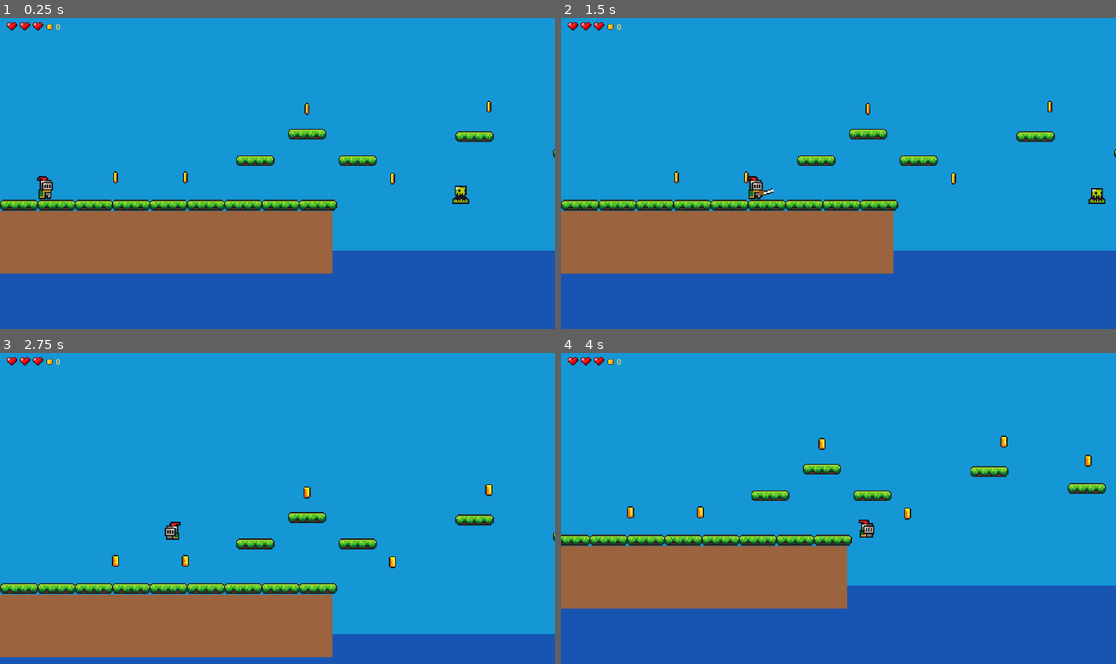
Above: before the commit, frames 1-4 (two rows, left to right).
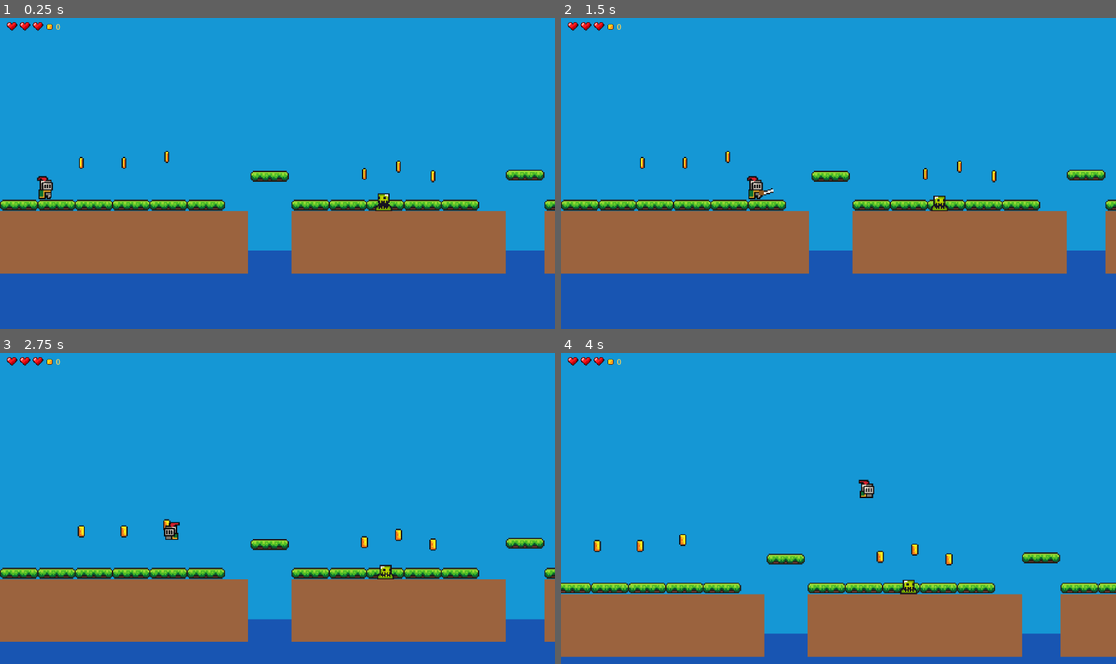
Above: after the commit, the same moments.

Repository: serafin1367/gots-rycerz
Game: Godot game, scene res://scenes/level_02.tscn
Two runs of this game, one before a commit and one after it. Both use one fixed random seed, a clock stepped at 60 frames per second and the inputs below. This scene is started directly instead of the project's main scene.
Inputs:
- Up to frame 1 (0.25 s): no input
- Up to frame 2 (1.5 s): hold Right (move_right) from 0.53 s (still down); tap Space (jump) at 0.6, 0.77, 1.07 s; tap J (attack) at 1.35 s
- Up to frame 3 (2.75 s): tap Space (jump) at 1.52, 1.55, 1.82, 2.1 s; release Right (move_right) at 2.03 s; hold A (move_left) from 2.03 s (still down)
- Up to frame 4 (4 s): release A (move_left) at 2.78 s; hold Right (move_right) from 2.78 s (still down); tap J (attack) at 2.85 s; tap Space (jump) at 3.02, 3.05, 3.32, 3.6, 3.77 s

The runs differ from the first frame. In frame 1, 12% of the frame differs, in the area x 14-100%, y 26-83%; in frame 2, 12%; in frame 3, 19%; in frame 4, 31%, in the area x 0-100%, y 26-98%.
Error after the commit: Attempt to call function 'add_point' in base 'null instance' on a null instance. (res://scripts/coin.gd:14)

Commit message:
feat: reproducible procedural second level and bounded slime patrols

Diff:
--- a/scenes/level_02.tscn
+++ b/scenes/level_02.tscn
@@ -25,41 +25,6 @@
 
 [node name="Coins" type="Node2D" parent="."]
 
-[node name="Coin01" parent="Coins" instance=ExtResource("3")]
-position = Vector2(96, 74)
-
-[node name="Coin02" parent="Coins" instance=ExtResource("3")]
-position = Vector2(154, 74)
-
-[node name="Coin03" parent="Coins" instance=ExtResource("3")]
-position = Vector2(255, 17)
-
-[node name="Coin04" parent="Coins" instance=ExtResource("3")]
-position = Vector2(326, 75)
-
-[node name="Coin05" parent="Coins" instance=ExtResource("3")]
-position = Vector2(406, 15)
-
-[node name="Coin06" parent="Coins" instance=ExtResource("3")]
-position = Vector2(476, 31)
-
-[node name="Coin07" parent="Coins" instance=ExtResource("3")]
-position = Vector2(524, 4)
-
-[node name="Coin08" parent="Coins" instance=ExtResource("3")]
-position = Vector2(591, 75)
-
-[node name="Coin09" parent="Coins" instance=ExtResource("3")]
-position = Vector2(647, -4)
-
-[node name="Coin10" parent="Coins" instance=ExtResource("3")]
-position = Vector2(721, 31)
-
-[node name="Coin11" parent="Coins" instance=ExtResource("3")]
-position = Vector2(809, 34)
-
-[node name="Coin12" parent="Coins" instance=ExtResource("3")]
-position = Vector2(941, 74)
 
 [node name="LevelPortal" type="Area2D" parent="."]
 position = Vector2(962, 62)
--- a/scripts/game_flow.gd
+++ b/scripts/game_flow.gd
@@ -5,6 +5,7 @@
 const SAVE_PATH := "user://rycerz_progress.cfg"
 var save_path := SAVE_PATH
 var level_index := 0
+var level_seed: int = 0
 var paused := false
 var overlay: CanvasLayer
 
@@ -19,6 +20,7 @@
 
 func start_game() -> void:
 	level_index = 0
+	level_seed = randi_range(1, 2147483647)
 	_save_progress(level_index)
 	_open_level()
 
@@ -38,20 +40,27 @@
 	var config := ConfigFile.new()
 	if config.load(save_path) != OK:
 		return -1
-	if config.get_value("progress", "version", -1) != 1:
+	var version: int = config.get_value("progress", "version", -1)
+	if version != 1 and version != 2:
 		return -1
 	var value: Variant = config.get_value("progress", "level_index", -1)
 	if typeof(value) != TYPE_INT:
 		return -1
 	if value < 0 or value >= LEVELS.size():
 		return -1
+	level_seed = int(config.get_value("progress", "seed", 0)) if version == 2 else 0
+	if level_seed <= 0:
+		level_seed = randi_range(1, 2147483647)
 	return value
 
 func _save_progress(index: int) -> bool:
 	if index < 0 or index >= LEVELS.size():
 		return false
 	var config := ConfigFile.new()
-	config.set_value("progress", "version", 1)
+	if level_seed <= 0:
+		level_seed = randi_range(1, 2147483647)
+	config.set_value("progress", "version", 2)
+	config.set_value("progress", "seed", level_seed)
 	config.set_value("progress", "level_index", index)
 	var err := config.save(save_path)
 	if err != OK:
--- a/scripts/level_02.gd
+++ b/scripts/level_02.gd
@@ -1,48 +1,64 @@
 extends Node2D
 
-# Level 2 uses the same art palette and platform sprite as level 1.
+# Reproducible, bounded procedural stage; layout is safe for 130 px/s and 300 px/s jump.
 const PLATFORM = preload("res://scenes/platform_green.tscn")
 const SLIME = preload("res://scenes/slime.tscn")
+const COIN = preload("res://scenes/coin.tscn")
 const KILL_ZONE = preload("res://scenes/kill_zone.tscn")
-
-const ISLANDS := [
-	Vector2(0, 228), Vector2(276, 508),
-	Vector2(552, 744), Vector2(792, 1000)
-]
+const ISLAND_COUNT := 5
+const TOP_Y := 102.0
+const GAP_MIN := 28.0
+const GAP_MAX := 43.0
+const EDGE_MARGIN := 24.0
+var generation_seed: int = 0
+var islands: Array[Vector2] = []
 
 func _ready() -> void:
+	generation_seed = GameFlow.level_seed
+	if generation_seed <= 0:
+		generation_seed = 1
+	var rng := RandomNumberGenerator.new()
+	rng.seed = generation_seed
+	_generate_layout(rng)
 	_draw_background()
-	for i in range(0, ISLANDS.size(), 2):
-		_make_island(ISLANDS[i].x, ISLANDS[i + 1].x, 102.0)
-	_add_stepping_stones()
-	_add_enemies()
+	for span in islands:
+		_make_island(span.x, span.y)
+	_make_bridges(rng)
+	_spawn_collectibles(rng)
+	_spawn_enemies()
 	_add_death_floor()
+	$LevelPortal.position = Vector2(islands.back().y - 38.0, TOP_Y - 40.0)
+	$Player.position = Vector2(islands[0].x + 38.0, TOP_Y - 25.0)
+	$Player/Camera2D.limit_right = int(islands.back().y + 40.0)
+
+func _generate_layout(rng: RandomNumberGenerator) -> void:
+	islands.clear()
+	var cursor := 0.0
+	for i in range(ISLAND_COUNT):
+		var width := float(rng.randi_range(165, 210))
+		islands.append(Vector2(cursor, cursor + width))
+		cursor += width + float(rng.randi_range(int(GAP_MIN), int(GAP_MAX)))
 
 func _draw_background() -> void:
+	var width: float = islands.back().y + 300.0
 	var sky := Polygon2D.new()
 	sky.name = "Sky"
 	sky.z_index = -100
 	sky.color = Color("#1597d5")
-	sky.polygon = PackedVector2Array([
-		Vector2(-200, -500), Vector2(1200, -500),
-		Vector2(1200, 500), Vector2(-200, 500)
-	])
+	sky.polygon = PackedVector2Array([Vector2(-200, -500), Vector2(width, -500), Vector2(width, 500), Vector2(-200, 500)])
 	add_child(sky)
 	var water := Polygon2D.new()
 	water.name = "Water"
 	water.z_index = -90
 	water.color = Color("#1855b2")
-	water.polygon = PackedVector2Array([
-		Vector2(-200, 135), Vector2(1200, 135),
-		Vector2(1200, 500), Vector2(-200, 500)
-	])
+	water.polygon = PackedVector2Array([Vector2(-200, 135), Vector2(width, 135), Vector2(width, 500), Vector2(-200, 500)])
 	add_child(water)
 
-func _make_island(start_x: float, end_x: float, top_y: float) -> void:
+func _make_island(start_x: float, end_x: float) -> void:
 	var width := end_x - start_x
 	var ground := StaticBody2D.new()
 	ground.name = "Ground"
-	ground.position = Vector2((start_x + end_x) / 2.0, top_y + 26)
+	ground.position = Vector2((start_x + end_x) / 2.0, TOP_Y + 26.0)
 	var shape := RectangleShape2D.new()
 	shape.size = Vector2(width, 52)
 	var collision := CollisionShape2D.new()
@@ -50,35 +66,39 @@
 	ground.add_child(collision)
 	var soil := Polygon2D.new()
 	soil.color = Color("#9b633e")
-	soil.polygon = PackedVector2Array([
-		Vector2(-width / 2, -26), Vector2(width / 2, -26),
-		Vector2(width / 2, 26), Vector2(-width / 2, 26)
-	])
+	soil.polygon = PackedVector2Array([Vector2(-width / 2, -26), Vector2(width / 2, -26), Vector2(width / 2, 26), Vector2(-width / 2, 26)])
 	ground.add_child(soil)
 	add_child(ground)
 	var x := start_x + 16.0
 	while x < end_x - 10.0:
 		var top := PLATFORM.instantiate()
-		top.position = Vector2(x, top_y - 5)
+		top.position = Vector2(x, TOP_Y - 5.0)
 		add_child(top)
 		x += 31.0
 
-func _add_stepping_stones() -> void:
-	for point in [
-		Vector2(212, 60), Vector2(255, 38), Vector2(297, 60),
-		Vector2(475, 54), Vector2(524, 26), Vector2(572, 54),
-		Vector2(720, 56), Vector2(765, 36), Vector2(809, 58),
-		Vector2(394, 40), Vector2(646, 18)
-	]:
-		var platform := PLATFORM.instantiate()
-		platform.name = "FloatingPlatform"
-		platform.position = point
-		add_child(platform)
+func _make_bridges(rng: RandomNumberGenerator) -> void:
+	for i in range(ISLAND_COUNT - 1):
+		var gap_middle: float = (islands[i].y + islands[i + 1].x) / 2.0
+		var bridge := PLATFORM.instantiate()
+		bridge.name = "GapBridge"
+		bridge.position = Vector2(gap_middle, TOP_Y - float(rng.randi_range(26, 38)))
+		add_child(bridge)
 
-func _add_enemies() -> void:
-	for point in [Vector2(370, 84), Vector2(655, 84), Vector2(877, 84)]:
+func _spawn_collectibles(rng: RandomNumberGenerator) -> void:
+	for i in range(ISLAND_COUNT):
+		var span := islands[i]
+		for j in range(3):
+			var coin := COIN.instantiate()
+			coin.position = Vector2(lerpf(span.x + 32.0, span.y - 32.0, float(j + 1) / 4.0), TOP_Y - float(rng.randi_range(26, 48)))
+			$Coins.add_child(coin)
+
+func _spawn_enemies() -> void:
+	for i in range(1, ISLAND_COUNT - 1):
+		var span := islands[i]
 		var enemy := SLIME.instantiate()
-		enemy.position = point
+		enemy.position = Vector2((span.x + span.y) / 2.0, TOP_Y - 12.0)
+		enemy.patrol_left = span.x + EDGE_MARGIN
+		enemy.patrol_right = span.y - EDGE_MARGIN
 		add_child(enemy)
 
 func _add_death_floor() -> void:
@@ -89,5 +109,5 @@
 	var boundary := WorldBoundaryShape2D.new()
 	boundary.normal = Vector2.UP
 	collision.shape = boundary
-	collision.position = Vector2(500, 230)
+	collision.position = Vector2(0, 230)
 	zone.add_child(collision)
--- a/scripts/slime.gd
+++ b/scripts/slime.gd
@@ -3,6 +3,9 @@
 const SPEED = 50
 @export_range(1, 10) var max_health: int = 1
 var health: int = 1
+# Optional safe patrol bounds set by the procedural level.
+var patrol_left: float = -INF
+var patrol_right: float = INF
 
 func _ready() -> void:
 	add_to_group("enemies")
@@ -23,10 +26,16 @@
 
 
 func _process(delta: float) -> void:
-	if ray_cast_right.is_colliding():
+	if position.x >= patrol_right:
+		direction = -1
+		slime.flip_h = true
+	elif position.x <= patrol_left:
+		direction = 1
+		slime.flip_h = false
+	elif ray_cast_right.is_colliding():
 		direction = -1
 		slime.flip_h = true
 	if ray_cast_left.is_colliding():
 		direction = 1
 		slime.flip_h = false
-	position.x += direction * SPEED * delta
+	position.x = clampf(position.x + direction * SPEED * delta, patrol_left, patrol_right)
--- a/tests/game_flow_test.gd
+++ b/tests/game_flow_test.gd
@@ -66,7 +66,7 @@
 	var manager := level.get_node_or_null("GameManager")
 	var coins := level.get_node_or_null("Coins")
 	var enemy_count := level.find_children("*", "AnimatedSprite2D", true, false).filter(func(n): return n.is_in_group("enemies")).size()
-	if manager == null or coins == null or coins.get_child_count() < 10 or enemy_count < 3:
+	if manager == null or coins == null or coins.get_child_count() < 10 or enemy_count < 3 or level.islands.size() != 5:
 		push_error("Level 2 needs manager, at least ten coins and three enemies")
 		quit(1)
 		return
@@ -79,6 +79,17 @@
 		push_error("Portal needs 9 animated frames")
 		quit(1)
 		return
+	for i in range(level.islands.size() - 1):
+		var gap: float = level.islands[i + 1].x - level.islands[i].y
+		if gap < 28.0 or gap > 43.0:
+			push_error("Procedural gap outside safe bounds")
+			quit(1)
+			return
+	for enemy in level.get_children():
+		if enemy.is_in_group("enemies") and (enemy.patrol_left >= enemy.position.x or enemy.patrol_right <= enemy.position.x):
+			push_error("Slime patrol bounds are invalid")
+			quit(1)
+			return
 	level.queue_free()
 	print("PASS: main menu and second level portal")
 	quit(0)
